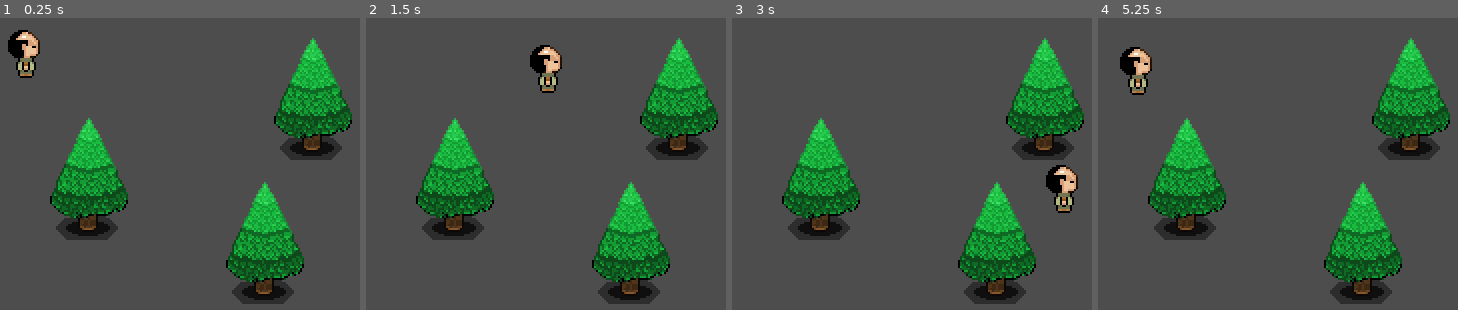
Above: before the commit, frames 1-4 (left to right).
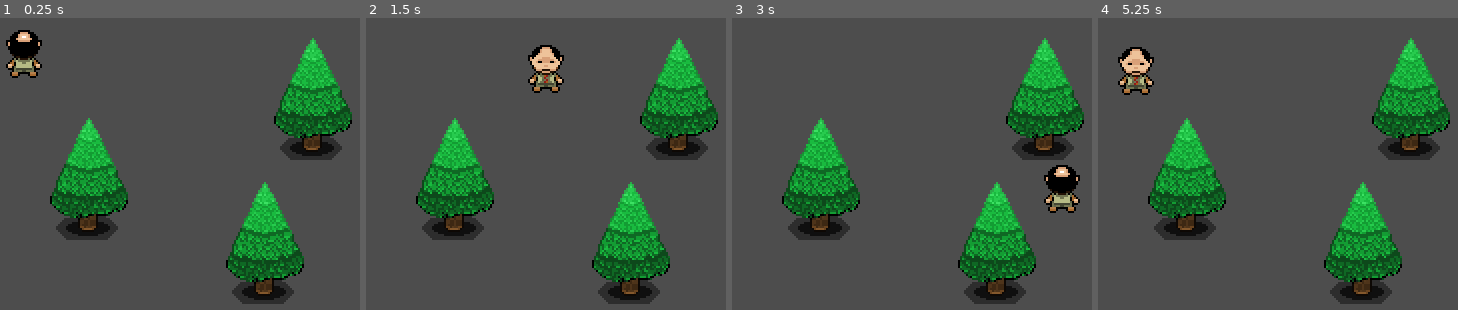
Above: after the commit, the same moments.

Repository: humphriesa02/Lake-of-Dreams
Game: Godot game, scene res://Scenes/world.tscn
Two runs of this game, one before a commit and one after it. Both use one fixed random seed, a clock stepped at 60 frames per second and the inputs below.
Inputs:
- Up to frame 1 (0.25 s): no input
- Up to frame 2 (1.5 s): tap Enter at 0.5 s; hold D (right) 0.53-1.28 s; hold S (down) from 1.28 s (still down)
- Up to frame 3 (3 s): release S (down) at 2.03 s; hold D (right) 2.03-2.78 s; hold W (up) from 2.78 s (still down)
- Up to frame 4 (5.25 s): release W (up) at 3.53 s; hold A (left) 3.53-5.03 s; hold S (down) from 5.03 s (still down)

The runs differ from the first frame. In frame 1, 0.8% of the frame differs, in the area x 1-12%, y 4-21%; in frame 2, 1.0%, in the area x 45-55%, y 9-26%; in frame 3, 0.8%; in frame 4, 1.0%.

Commit message:
Animation Tree

Diff:
--- a/Scenes/Player/player.tscn
+++ b/Scenes/Player/player.tscn
@@ -7,53 +7,21 @@
 radius = 6.0
 height = 12.0
 
-[sub_resource type="Animation" id="Animation_jmnk6"]
-resource_name = "RunRight"
-length = 0.4
-loop_mode = 1
-tracks/0/type = "value"
-tracks/0/imported = false
-tracks/0/enabled = true
-tracks/0/path = NodePath("Sprite2D:frame")
-tracks/0/interp = 1
-tracks/0/loop_wrap = true
-tracks/0/keys = {
-"times": PackedFloat32Array(0, 0.1, 0.2, 0.3),
-"transitions": PackedFloat32Array(1, 1, 1, 1),
-"update": 1,
-"values": [1, 2, 3, 0]
-}
-
-[sub_resource type="Animation" id="Animation_xl81b"]
-length = 0.001
-tracks/0/type = "value"
-tracks/0/imported = false
-tracks/0/enabled = true
-tracks/0/path = NodePath("Sprite2D:frame")
-tracks/0/interp = 1
-tracks/0/loop_wrap = true
-tracks/0/keys = {
-"times": PackedFloat32Array(0),
-"transitions": PackedFloat32Array(1),
-"update": 1,
-"values": [0]
-}
-
-[sub_resource type="Animation" id="Animation_18t55"]
-resource_name = "RunLeft"
-length = 0.4
-loop_mode = 1
-tracks/0/type = "value"
-tracks/0/imported = false
-tracks/0/enabled = true
-tracks/0/path = NodePath("Sprite2D:frame")
-tracks/0/interp = 1
-tracks/0/loop_wrap = true
-tracks/0/keys = {
-"times": PackedFloat32Array(0, 0.1, 0.2, 0.3),
-"transitions": PackedFloat32Array(1, 1, 1, 1),
-"update": 1,
-"values": [4, 5, 6, 7]
+[sub_resource type="Animation" id="Animation_vuosg"]
+resource_name = "WalkDown"
+length = 0.4
+loop_mode = 1
+tracks/0/type = "value"
+tracks/0/imported = false
+tracks/0/enabled = true
+tracks/0/path = NodePath("Sprite2D:frame")
+tracks/0/interp = 1
+tracks/0/loop_wrap = true
+tracks/0/keys = {
+"times": PackedFloat32Array(0, 0.1, 0.2, 0.3),
+"transitions": PackedFloat32Array(1, 1, 1, 1),
+"update": 1,
+"values": [9, 8, 11, 10]
 }
 
 [sub_resource type="Animation" id="Animation_2cjai"]
@@ -73,31 +41,178 @@
 "values": [13, 14, 15, 14]
 }
 
-[sub_resource type="Animation" id="Animation_vuosg"]
-resource_name = "WalkDown"
-length = 0.4
-loop_mode = 1
-tracks/0/type = "value"
-tracks/0/imported = false
-tracks/0/enabled = true
-tracks/0/path = NodePath("Sprite2D:frame")
-tracks/0/interp = 1
-tracks/0/loop_wrap = true
-tracks/0/keys = {
-"times": PackedFloat32Array(0, 0.1, 0.2, 0.3),
-"transitions": PackedFloat32Array(1, 1, 1, 1),
-"update": 1,
-"values": [9, 8, 11, 10]
+[sub_resource type="Animation" id="Animation_2dnme"]
+resource_name = "IdleRight"
+length = 0.1
+loop_mode = 1
+tracks/0/type = "value"
+tracks/0/imported = false
+tracks/0/enabled = true
+tracks/0/path = NodePath("Sprite2D:frame")
+tracks/0/interp = 1
+tracks/0/loop_wrap = true
+tracks/0/keys = {
+"times": PackedFloat32Array(0),
+"transitions": PackedFloat32Array(1),
+"update": 1,
+"values": [0]
+}
+
+[sub_resource type="Animation" id="Animation_7esn2"]
+resource_name = "IdleLeft"
+length = 0.1
+loop_mode = 1
+tracks/0/type = "value"
+tracks/0/imported = false
+tracks/0/enabled = true
+tracks/0/path = NodePath("Sprite2D:frame")
+tracks/0/interp = 1
+tracks/0/loop_wrap = true
+tracks/0/keys = {
+"times": PackedFloat32Array(0),
+"transitions": PackedFloat32Array(1),
+"update": 1,
+"values": [5]
+}
+
+[sub_resource type="Animation" id="Animation_4qh8c"]
+resource_name = "IdleUp"
+length = 0.1
+loop_mode = 1
+tracks/0/type = "value"
+tracks/0/imported = false
+tracks/0/enabled = true
+tracks/0/path = NodePath("Sprite2D:frame")
+tracks/0/interp = 1
+tracks/0/loop_wrap = true
+tracks/0/keys = {
+"times": PackedFloat32Array(0),
+"transitions": PackedFloat32Array(1),
+"update": 1,
+"values": [12]
+}
+
+[sub_resource type="Animation" id="Animation_pce5g"]
+resource_name = "IdleDown"
+length = 0.1
+loop_mode = 1
+tracks/0/type = "value"
+tracks/0/imported = false
+tracks/0/enabled = true
+tracks/0/path = NodePath("Sprite2D:frame")
+tracks/0/interp = 1
+tracks/0/loop_wrap = true
+tracks/0/keys = {
+"times": PackedFloat32Array(0),
+"transitions": PackedFloat32Array(1),
+"update": 1,
+"values": [8]
+}
+
+[sub_resource type="Animation" id="Animation_18t55"]
+resource_name = "WalkLeft"
+length = 0.4
+loop_mode = 1
+tracks/0/type = "value"
+tracks/0/imported = false
+tracks/0/enabled = true
+tracks/0/path = NodePath("Sprite2D:frame")
+tracks/0/interp = 1
+tracks/0/loop_wrap = true
+tracks/0/keys = {
+"times": PackedFloat32Array(0, 0.1, 0.2, 0.3),
+"transitions": PackedFloat32Array(1, 1, 1, 1),
+"update": 1,
+"values": [4, 5, 6, 7]
+}
+
+[sub_resource type="Animation" id="Animation_jmnk6"]
+resource_name = "WalkRight"
+length = 0.4
+loop_mode = 1
+tracks/0/type = "value"
+tracks/0/imported = false
+tracks/0/enabled = true
+tracks/0/path = NodePath("Sprite2D:frame")
+tracks/0/interp = 1
+tracks/0/loop_wrap = true
+tracks/0/keys = {
+"times": PackedFloat32Array(0, 0.1, 0.2, 0.3),
+"transitions": PackedFloat32Array(1, 1, 1, 1),
+"update": 1,
+"values": [1, 2, 3, 0]
 }
 
 [sub_resource type="AnimationLibrary" id="AnimationLibrary_cr8jy"]
 _data = {
-"RESET": SubResource("Animation_xl81b"),
-"RunLeft": SubResource("Animation_18t55"),
-"RunRight": SubResource("Animation_jmnk6"),
+"IdleDown": SubResource("Animation_pce5g"),
+"IdleLeft": SubResource("Animation_7esn2"),
+"IdleRight": SubResource("Animation_2dnme"),
+"IdleUp": SubResource("Animation_4qh8c"),
 "WalkDown": SubResource("Animation_vuosg"),
+"WalkLeft": SubResource("Animation_18t55"),
+"WalkRight": SubResource("Animation_jmnk6"),
 "WalkUp": SubResource("Animation_2cjai")
 }
+
+[sub_resource type="AnimationNodeAnimation" id="AnimationNodeAnimation_rofrr"]
+animation = &"IdleLeft"
+
+[sub_resource type="AnimationNodeAnimation" id="AnimationNodeAnimation_fenc2"]
+animation = &"IdleDown"
+
+[sub_resource type="AnimationNodeAnimation" id="AnimationNodeAnimation_e8j11"]
+animation = &"IdleRight"
+
+[sub_resource type="AnimationNodeAnimation" id="AnimationNodeAnimation_byoen"]
+animation = &"IdleUp"
+
+[sub_resource type="AnimationNodeBlendSpace2D" id="AnimationNodeBlendSpace2D_k1ag8"]
+blend_point_0/node = SubResource("AnimationNodeAnimation_rofrr")
+blend_point_0/pos = Vector2(-1, 0)
+blend_point_1/node = SubResource("AnimationNodeAnimation_fenc2")
+blend_point_1/pos = Vector2(0, 1)
+blend_point_2/node = SubResource("AnimationNodeAnimation_e8j11")
+blend_point_2/pos = Vector2(1, 0)
+blend_point_3/node = SubResource("AnimationNodeAnimation_byoen")
+blend_point_3/pos = Vector2(0, -1)
+blend_mode = 1
+
+[sub_resource type="AnimationNodeAnimation" id="AnimationNodeAnimation_u73ox"]
+animation = &"WalkLeft"
+
+[sub_resource type="AnimationNodeAnimation" id="AnimationNodeAnimation_rx20g"]
+animation = &"WalkDown"
+
+[sub_resource type="AnimationNodeAnimation" id="AnimationNodeAnimation_v1ihe"]
+animation = &"WalkRight"
+
+[sub_resource type="AnimationNodeAnimation" id="AnimationNodeAnimation_qn7ur"]
+animation = &"WalkUp"
+
+[sub_resource type="AnimationNodeBlendSpace2D" id="AnimationNodeBlendSpace2D_o8uxt"]
+blend_point_0/node = SubResource("AnimationNodeAnimation_u73ox")
+blend_point_0/pos = Vector2(-1, 0)
+blend_point_1/node = SubResource("AnimationNodeAnimation_rx20g")
+blend_point_1/pos = Vector2(0, 1)
+blend_point_2/node = SubResource("AnimationNodeAnimation_v1ihe")
+blend_point_2/pos = Vector2(1, 0)
+blend_point_3/node = SubResource("AnimationNodeAnimation_qn7ur")
+blend_point_3/pos = Vector2(0, -1)
+blend_mode = 1
+
+[sub_resource type="AnimationNodeStateMachineTransition" id="AnimationNodeStateMachineTransition_xm7tl"]
+advance_mode = 2
+
+[sub_resource type="AnimationNodeStateMachine" id="AnimationNodeStateMachine_rpxsa"]
+states/Idle/node = SubResource("AnimationNodeBlendSpace2D_k1ag8")
+states/Idle/position = Vector2(446.667, 98.8029)
+states/Start/position = Vector2(197.333, 99.1934)
+states/Walk/node = SubResource("AnimationNodeBlendSpace2D_o8uxt")
+states/Walk/position = Vector2(610.667, 99.8828)
+transitions = ["Start", "Idle", SubResource("AnimationNodeStateMachineTransition_xm7tl")]
+
+[sub_resource type="AnimationNodeStateMachinePlayback" id="AnimationNodeStateMachinePlayback_8r74r"]
 
 [node name="Player" type="CharacterBody2D"]
 script = ExtResource("1_u7kjl")
@@ -107,6 +222,7 @@
 texture = ExtResource("2_hem87")
 hframes = 8
 vframes = 2
+frame = 12
 
 [node name="CollisionShape2D" type="CollisionShape2D" parent="."]
 position = Vector2(0, -2)
@@ -116,3 +232,11 @@
 libraries = {
 "": SubResource("AnimationLibrary_cr8jy")
 }
+
+[node name="AnimationTree" type="AnimationTree" parent="."]
+tree_root = SubResource("AnimationNodeStateMachine_rpxsa")
+anim_player = NodePath("../AnimationPlayer")
+active = true
+parameters/playback = SubResource("AnimationNodeStateMachinePlayback_8r74r")
+parameters/Idle/blend_position = Vector2(0, -1)
+parameters/Walk/blend_position = Vector2(0, 0)
--- a/Scripts/Player.gd
+++ b/Scripts/Player.gd
@@ -6,6 +6,10 @@
 
 var input_direction = Vector2.ZERO
 
+@onready var animation_player = $AnimationPlayer
+@onready var animation_tree = $AnimationTree
+
+
 func _unhandled_input(event):
 	# Grab input from our registered input maps
 	input_direction = Input.get_vector("left", "right", "up", "down").normalized()
@@ -13,9 +17,13 @@
 func _physics_process(delta):
 	# If we have input
 	if input_direction != Vector2.ZERO:
+		print(input_direction)
+		animation_tree.set("parameters/Idle/blend_position", input_direction)
+		animation_tree.set("parameters/Walk/blend_position", input_direction)
 		# Have our velocity approach our speed in the direction of our input, using acceleration
 		velocity = velocity.move_toward(input_direction * speed, accel * delta)
 	else:
+		animation_player.play("IdleRight")
 		# Have velocity approach zero using the friction variable
 		velocity = velocity.move_toward(Vector2.ZERO, frict * delta)
 	move_and_slide()
Not shown: 1 places in Scenes/Player/player.tscn that only renumber resources
